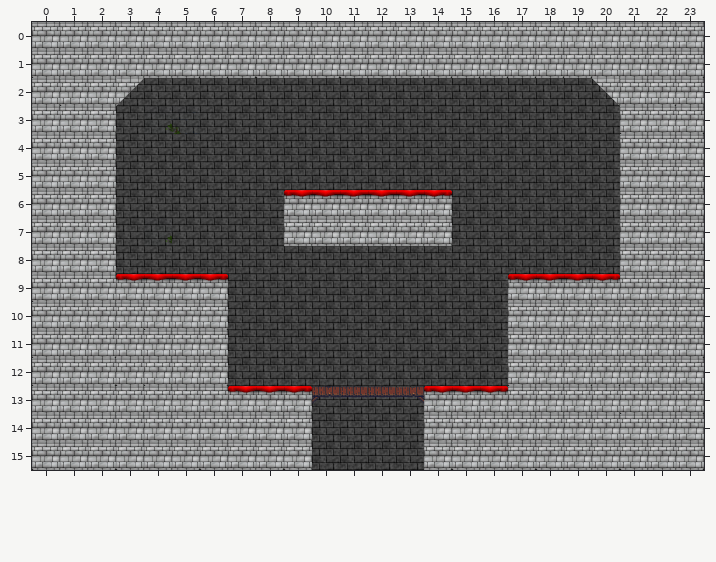
An edit to a level. Tiled map, android/assets/Maps/Map3.tmx. Above: the version before the commit.
Cells are 64x64 px. Shown: x 0..23, y 0..15.
The same view after the edit:
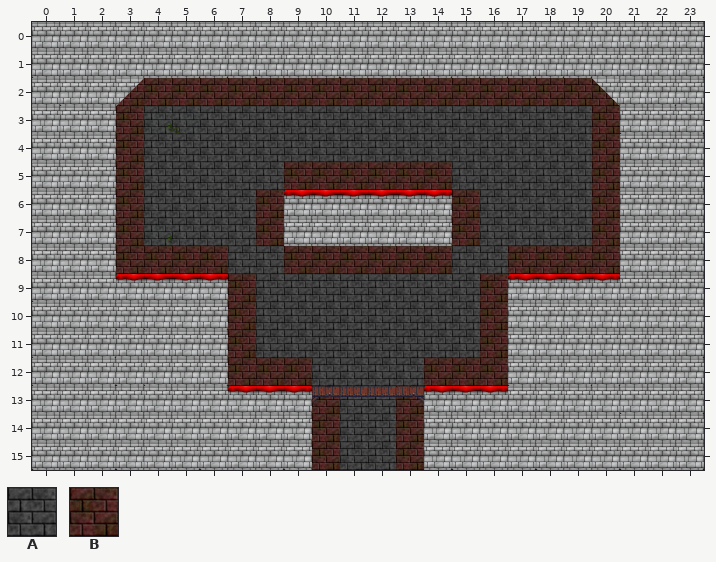
Key: from "walls-128x128_2": A 0, B 3.
_ is an empty cell.
Difference:
Layer "background":
The edit turns tile A into tile B in row 2 at x 3 to 20; in rows 3 to 4 at x 3 and 20; in row 5 at x 3, 9 to 14 and 20; in rows 6 to 7 at x 3, 8, 15 and 20; in row 8 at x 3 to 6, 9 to 14 and 17 to 20; in rows 9 to 11 at x 7 and 16.
The edit turns tile A into tile B in row 12 at x 7 to 9 and 14 to 16; in rows 13 to 15 at x 10 and 13.
Changed places in both pictures, as pixel boxes (x1, y1, x2, y2):
changed: (116, 78, 620, 470)
